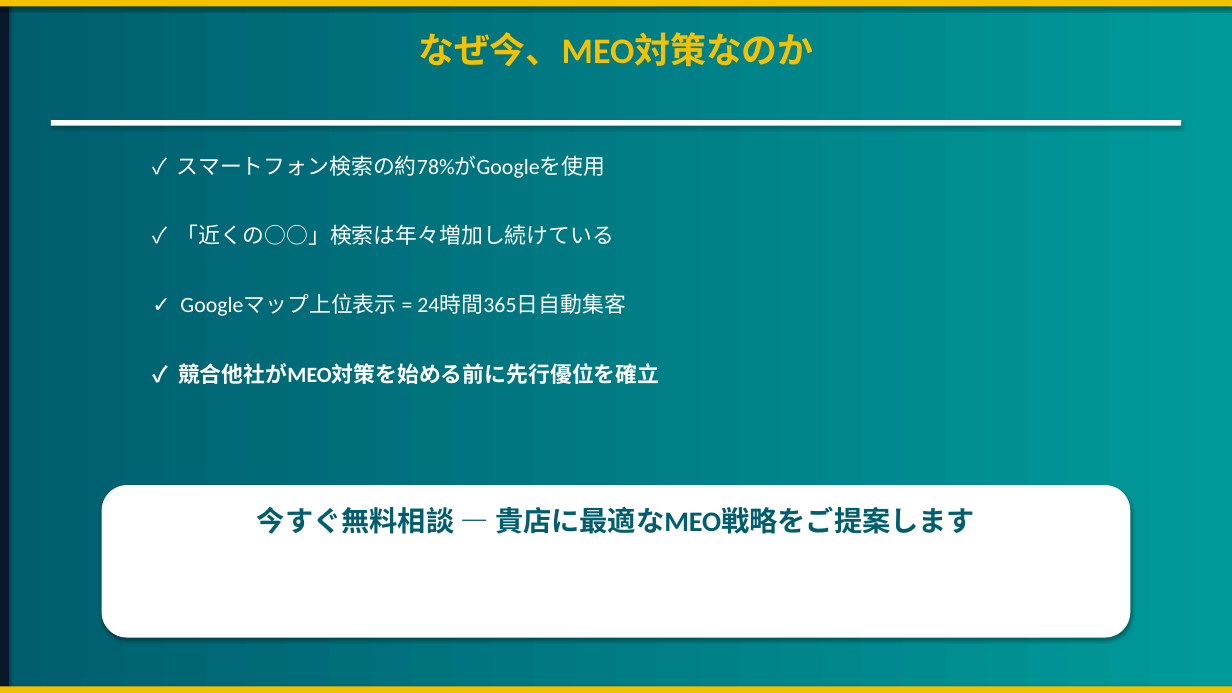
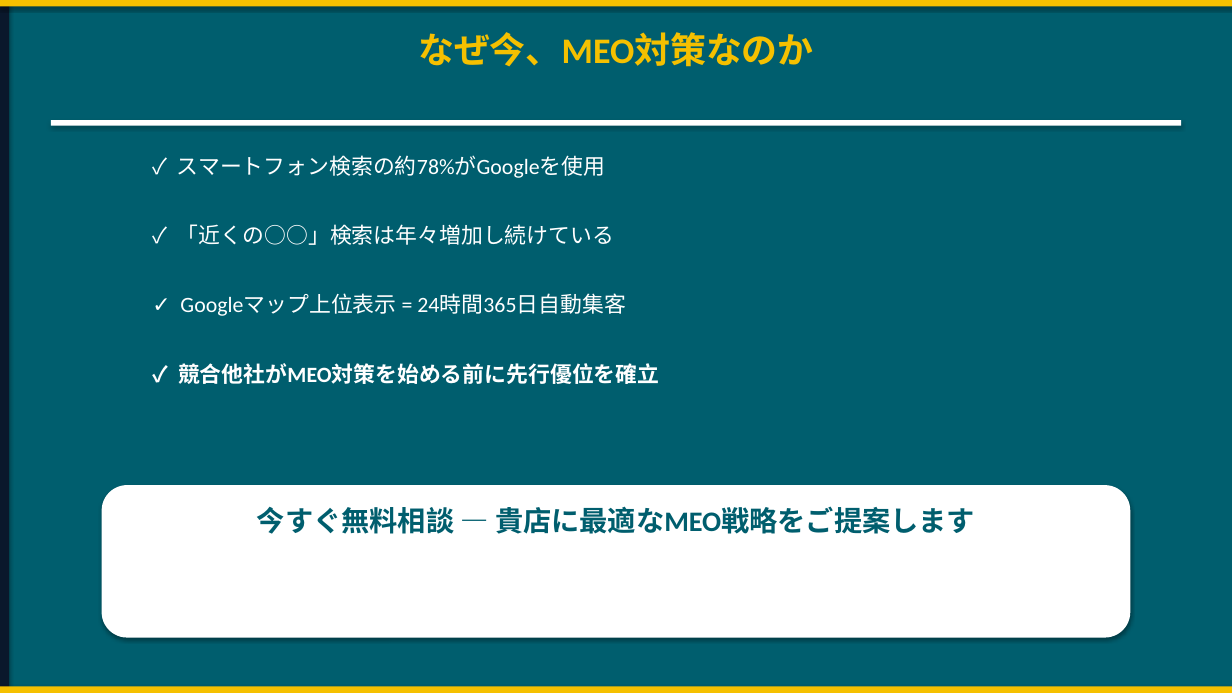
Before and after one commit to shiraishi0101work/unpaid-check, a slide deck: slide 26 of 08【MEO対策エンド資料デザイン化】/MEO対策エンド資料_v4.pptx. Drawn at 1232x693 pixels with LibreOffice and Linux fonts; fonts in the diff are those of the drawing. Boxes give left, top, right and bottom in pixels: in the first picture for what was removed or moved away, otherwise in the second. Text is boxed around its words. In the diff, an @@ line names an element or a change of style, - is before the commit and + after.

```diff
--- a/08【MEO対策エンド資料デザイン化】/MEO対策エンド資料_v4.pptx
+++ b/08【MEO対策エンド資料デザイン化】/MEO対策エンド資料_v4.pptx
@@ background #FFFFFF to #005E6E @@
```
Also in this commit, not shown: 4 other slides changed, 5 other files.
